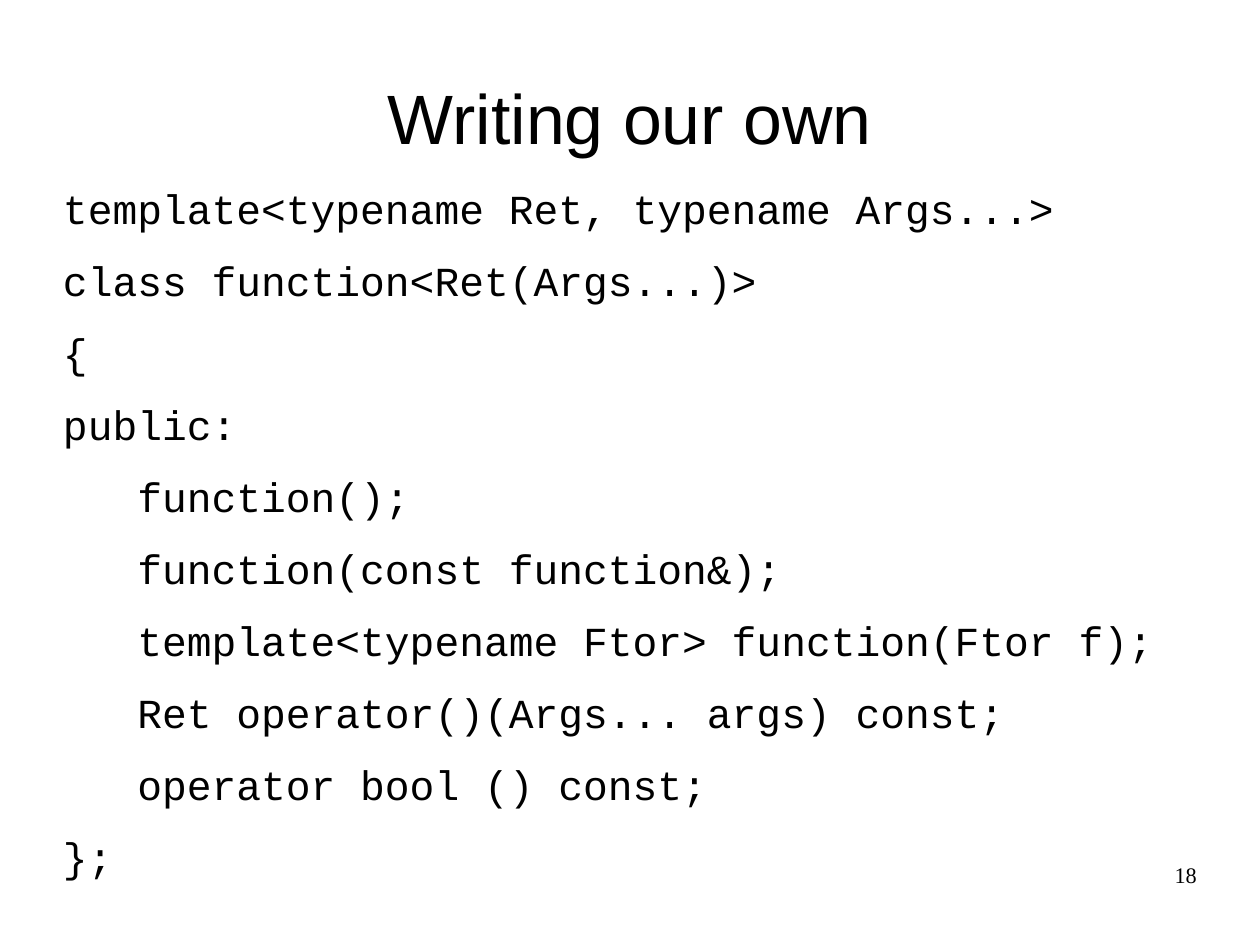
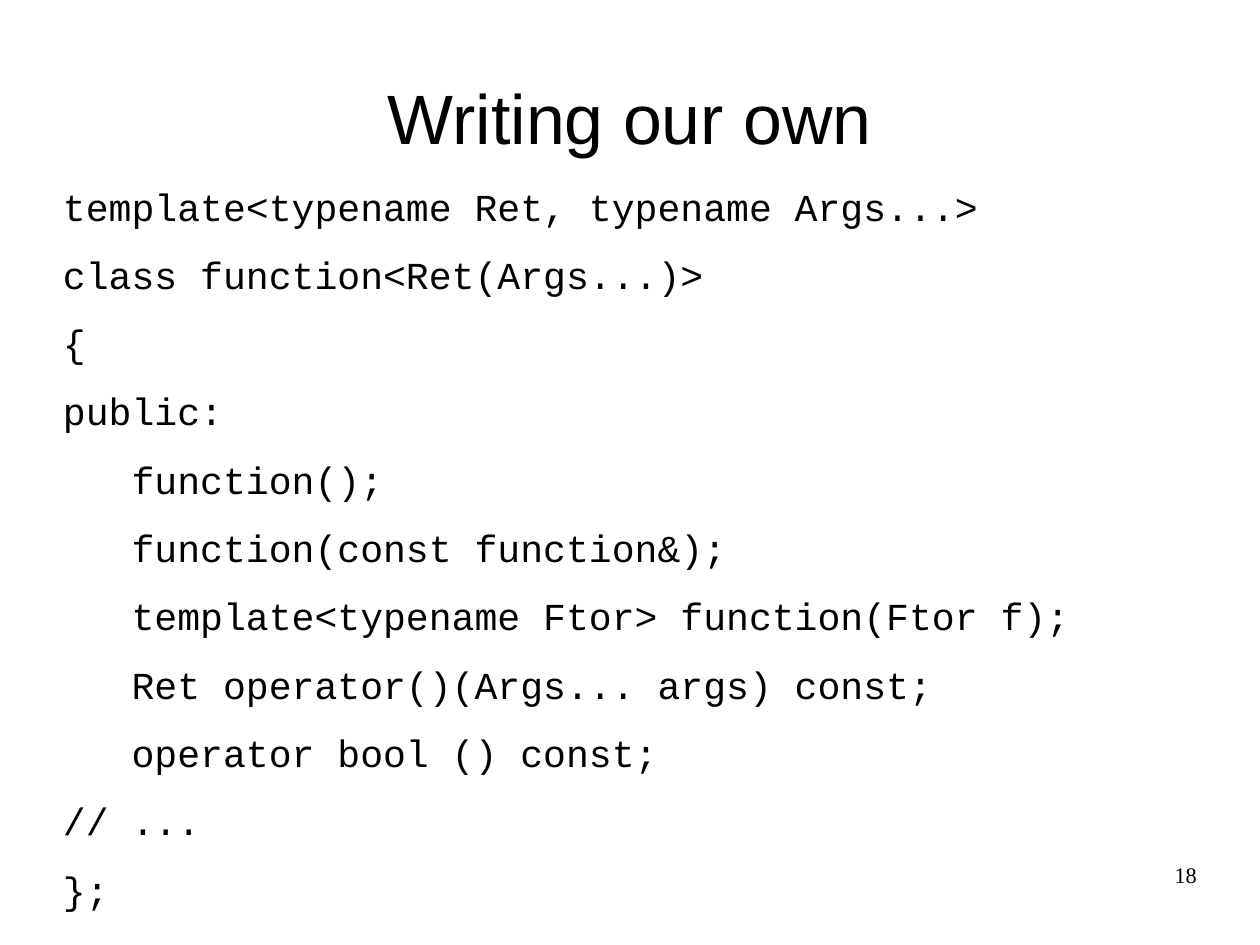
Before and after one commit to maciekgajewski/demystifying_std_function, a slide deck: slide 18 of demystifying-std-function.odp. Drawn at 1260x945 pixels with LibreOffice and Linux fonts; fonts in the diff are those of the drawing. Boxes give left, top, right and bottom in pixels: in the first picture for what was removed or moved away, otherwise in the second. Text is boxed around its words. In the diff, an @@ line names an element or a change of style, - is before the commit and + after.

Commit message:
good progress on presentation

```diff
--- a/demystifying-std-function.odp
+++ b/demystifying-std-function.odp
@@ text at [63, 193, 1070, 775]: paragraph added @@
+// ...
@@ text at [63, 193, 1070, 775]: size 26 to 24.1 pt @@
```
Also in this commit, not shown: 5 slides added.
